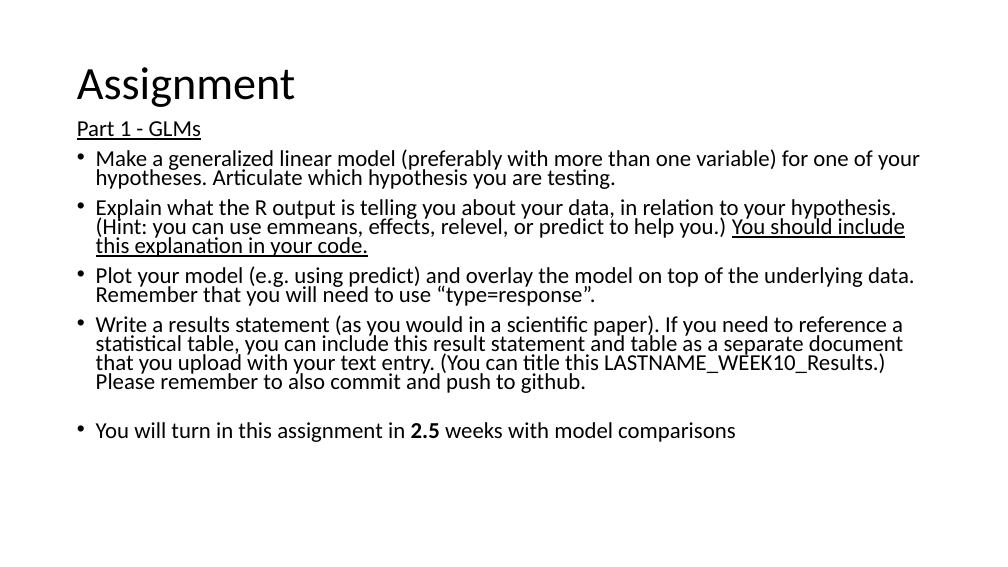
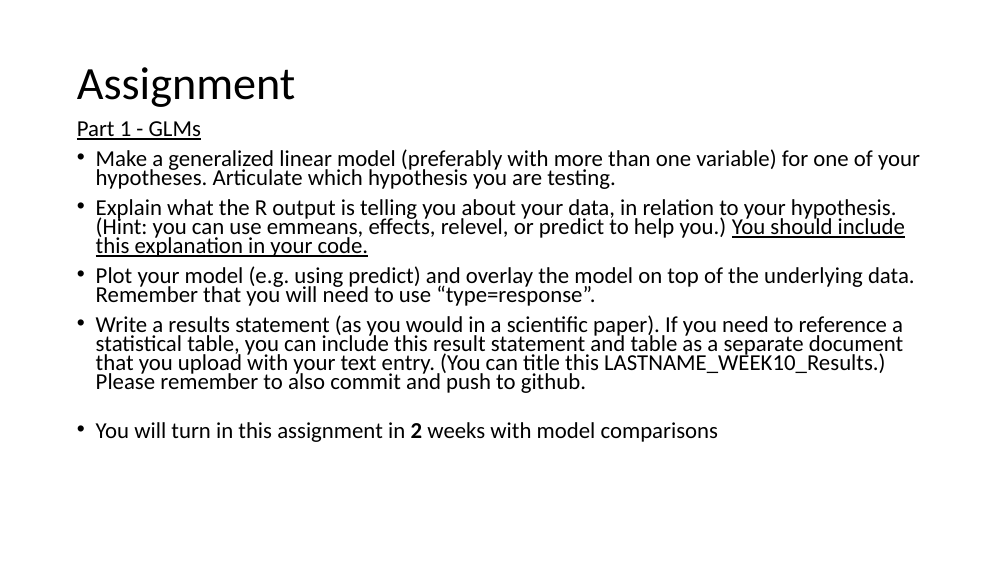
Before and after one commit to VTQuantMethodsEEB/klangwig, a slide deck: slide 42 of lectures/week_10_glms/le10_glms.pptx (slide 40 before the commit). Drawn at 1008x567 pixels with LibreOffice and Linux fonts; fonts in the diff are those of the drawing. Boxes give left, top, right and bottom in pixels: in the first picture for what was removed or moved away, otherwise in the second. Text is boxed around its words. In the diff, an @@ line names an element or a change of style, - is before the commit and + after.

```diff
--- a/lectures/week_10_glms/le10_glms.pptx
+++ b/lectures/week_10_glms/le10_glms.pptx
@@ text at (96, 422, 719, 442): text changed @@
-• You will turn in this assignment in 2.5 weeks with model comparisons
+• You will turn in this assignment in 2 weeks with model comparisons
```
Also in this commit, not shown: 3 other slides changed, 3 slides added, 1 slide removed, 31 other files.
